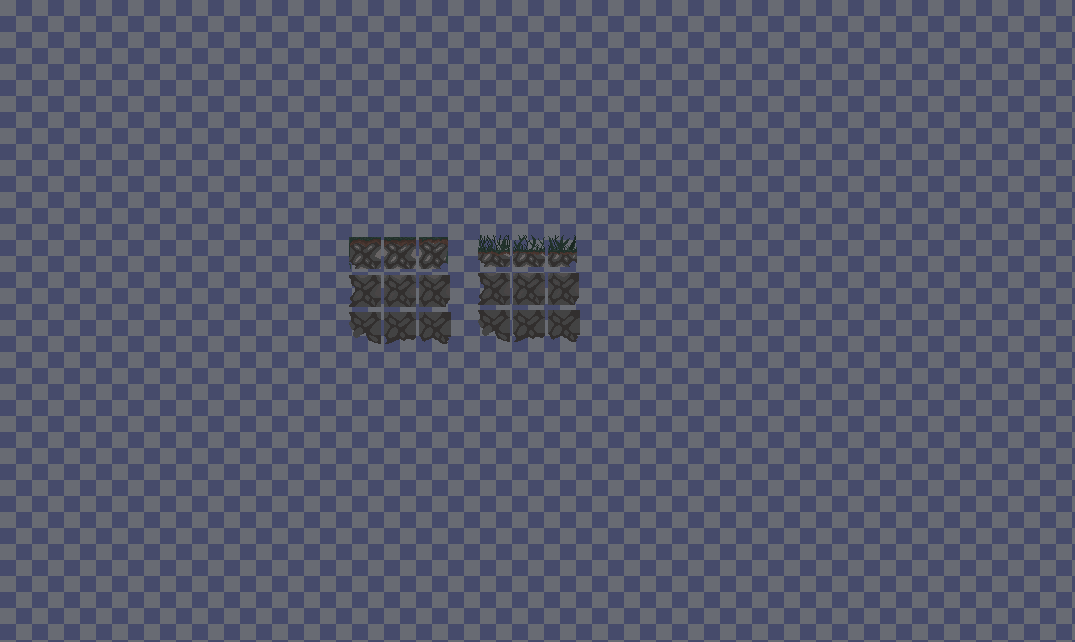
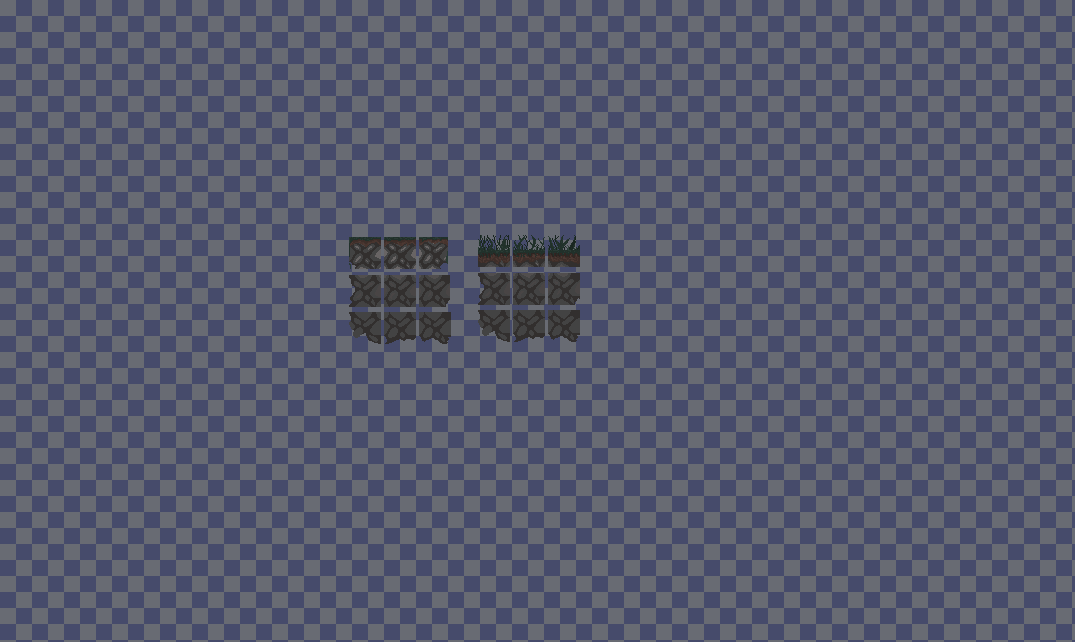
Revision of a layered w=1075, h=642 image; what changed, layer by layer:
painted on "основной" (1st of 2, in "Платформы") over [478, 245, 580, 299]
